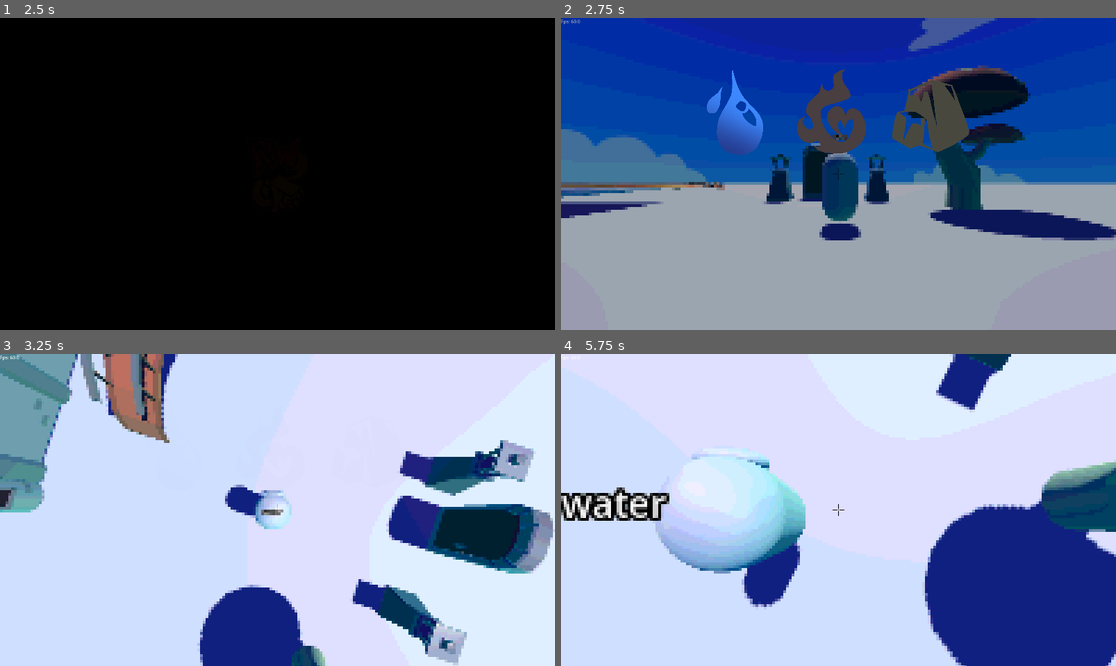
Above: before the commit, frames 1-4 (two rows, left to right).
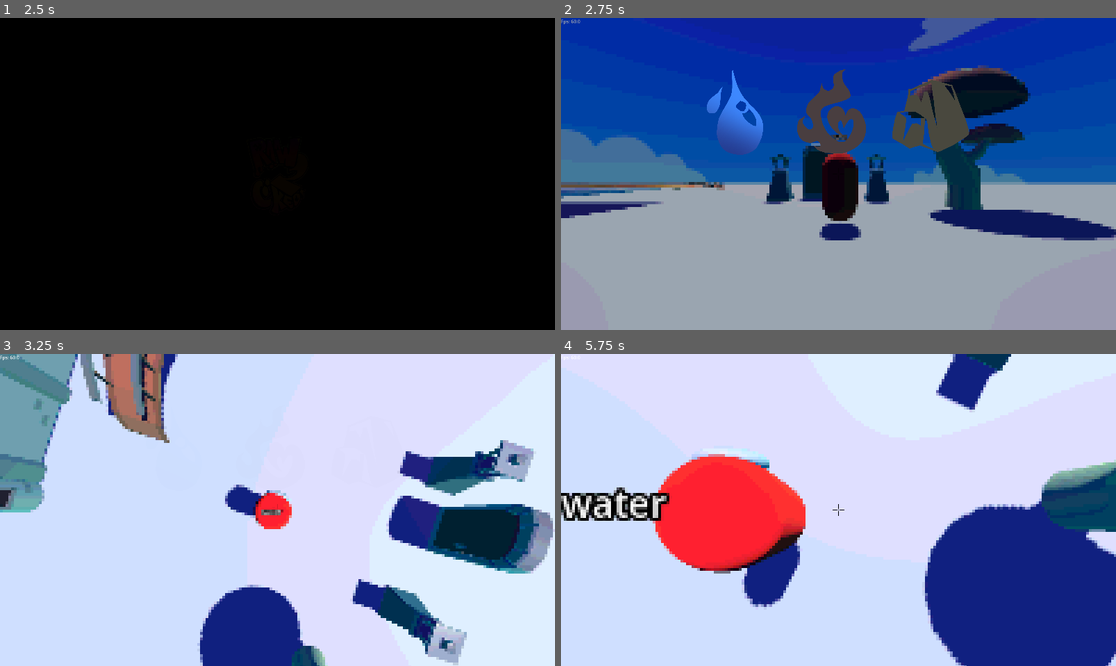
Above: after the commit, the same moments.

Repository: JZxAkuma/FIT2145-Game-Prototype-1
Game: Godot game, scene res://logo_splash_screen.tscn
Same seed, same stepped clock (60 frames per second), same inputs: the game is played once before the commit and once after it.
Inputs (mouse positions are in pixels of both pictures, inside the frame that each line leads up to):
- Up to frame 1 (2.5 s): tap Enter (ui_accept) at 0.5, 1.25 s; move the mouse to (399, 158) at 0.52 s; hold D (right) 0.53-1.28 s; hold Right mouse button (aim) 0.53-1.28 s; tap Space (jump) at 0.77, 1.52 s; move the mouse to (166, 189) at 1.27 s; hold S (down) 1.28-2.03 s; right-click (166, 189) at 1.35 s; move the mouse to (333, 105) at 2.02 s; hold D (right) from 2.03 s (still down); hold Shift (change element) from 2.03 s (still down); right-click (333, 105) at 2.3 s
- Up to frame 2 (2.75 s): keep holding D (right); keep holding Shift (change element)
- Up to frame 3 (3.25 s): move the mouse to (271, 516) at 2.77 s; release D (right) at 2.78 s; release Shift (change element) at 2.78 s; hold Up (ui_up) from 2.78 s (still down); tap Mouse wheel down (scroll_down) at 2.85 s; tap Space (jump) at 3.02 s; right-click (271, 516) at 3.05 s
- Up to frame 4 (5.75 s): keep holding Up (ui_up); move the mouse to (877, 513) at 3.52 s; hold Right mouse button (aim) 3.53-4.28 s; tap Mouse wheel up (scroll_up) at 3.6 s; tap Space (jump) at 3.77, 4.52 s; move the mouse to (794, 506) at 4.27 s; click (794, 506) at 4.35 s; right-click (794, 506) at 4.55 s; move the mouse to (844, 510) at 5.02 s; hold Right mouse button (aim) from 5.03 s (still down)

Frame 1 is identical in both runs. In frame 2, 1.3% of the frame differs, in the area x 47-54%, y 42-66%; in frame 3, 0.6%; in frame 4, 7.8%, in the area x 16-45%, y 32-71%.

Commit message:
Player now rotate towards movement

Diff:
--- a/level component/player.tscn
+++ b/level component/player.tscn
@@ -9,7 +9,11 @@
 [ext_resource type="Texture2D" uid="uid://dpfnb02w8cyq3" path="res://Icons/EarthInactive.png" id="7_84xnk"]
 [ext_resource type="Texture2D" uid="uid://cpn8kogxjm8cn" path="res://Icons/EarthActive.png" id="8_mmloc"]
 
+[sub_resource type="StandardMaterial3D" id="StandardMaterial3D_5enqi"]
+albedo_color = Color(1, 0, 0, 1)
+
 [sub_resource type="CapsuleMesh" id="CapsuleMesh_fj7yv"]
+material = SubResource("StandardMaterial3D_5enqi")
 
 [sub_resource type="SphereMesh" id="SphereMesh_f3sb7"]
 
@@ -24,19 +28,23 @@
 default_spring_length = 7.0
 controller_sens = 5.0
 
+[node name="Player_mesh" type="Node3D" parent="."]
+
+[node name="body mesh" type="MeshInstance3D" parent="Player_mesh"]
+mesh = SubResource("CapsuleMesh_fj7yv")
+skeleton = NodePath("../..")
+
+[node name="MeshInstance3D" type="MeshInstance3D" parent="Player_mesh"]
+transform = Transform3D(0.669326, 0, 0, 0, 0.454898, 0, 0, 0, 0.227556, 0.000307202, 0.495308, -0.4557)
+mesh = SubResource("SphereMesh_f3sb7")
+skeleton = NodePath("../..")
+
 [node name="cast point" type="Marker3D" parent="."]
 transform = Transform3D(1, 0, 0, 0, 1, 0, 0, 0, 1, -0.792579, 1.1859, -0.677856)
 
 [node name="Label3D" type="Label3D" parent="."]
 transform = Transform3D(1, 0, 0, 0, 1, 0, 0, 0, 1, 0, 1.42485, 0)
 billboard = 1
-
-[node name="body mesh" type="MeshInstance3D" parent="."]
-mesh = SubResource("CapsuleMesh_fj7yv")
-
-[node name="MeshInstance3D" type="MeshInstance3D" parent="."]
-transform = Transform3D(0.669326, 0, 0, 0, 0.454898, 0, 0, 0, 0.227556, 0.000307202, 0.495308, -0.4557)
-mesh = SubResource("SphereMesh_f3sb7")
 
 [node name="CollisionShape3D" type="CollisionShape3D" parent="."]
 shape = SubResource("CapsuleShape3D_tlwt5")
--- a/player.gd
+++ b/player.gd
@@ -30,6 +30,8 @@
 @onready var water_normal_tex = water_icon.texture_normal
 @onready var fire_normal_tex = fire_icon.texture_normal
 @onready var earth_normal_tex = earth_icon.texture_normal
+@onready var player_mesh = $Player_mesh
+@export var mesh_turn_speed: float = 10.0
 var aim_tween: Tween
 var element_ui_tween : Tween
 
@@ -123,6 +125,8 @@
 			velocity.x = move_toward(velocity.x, 0, SPEED)
 			velocity.z = move_toward(velocity.z, 0, SPEED)
 
+		_update_mesh_rotation(delta, input_dir)
+
 		if Input.is_action_just_pressed("quit"):
 			get_tree().quit()
 
@@ -286,3 +290,13 @@
 	water_icon.texture_normal = water_icon.texture_hover if selection == elements.water else water_normal_tex
 	fire_icon.texture_normal = fire_icon.texture_hover if selection == elements.fire else fire_normal_tex
 	earth_icon.texture_normal = earth_icon.texture_hover if selection == elements.earth else earth_normal_tex
+
+func _update_mesh_rotation(delta: float, input_dir: Vector2) -> void:
+	var target_rotation_y: float = player_mesh.rotation.y
+
+	if state == states.aiming:
+		target_rotation_y = 0.0
+	elif input_dir.length() > 0.1:
+		target_rotation_y = atan2(-input_dir.x, -input_dir.y)
+
+	player_mesh.rotation.y = lerp_angle(player_mesh.rotation.y, target_rotation_y, mesh_turn_speed * delta)
Not shown: 1 places in level component/player.tscn that only renumber resources
